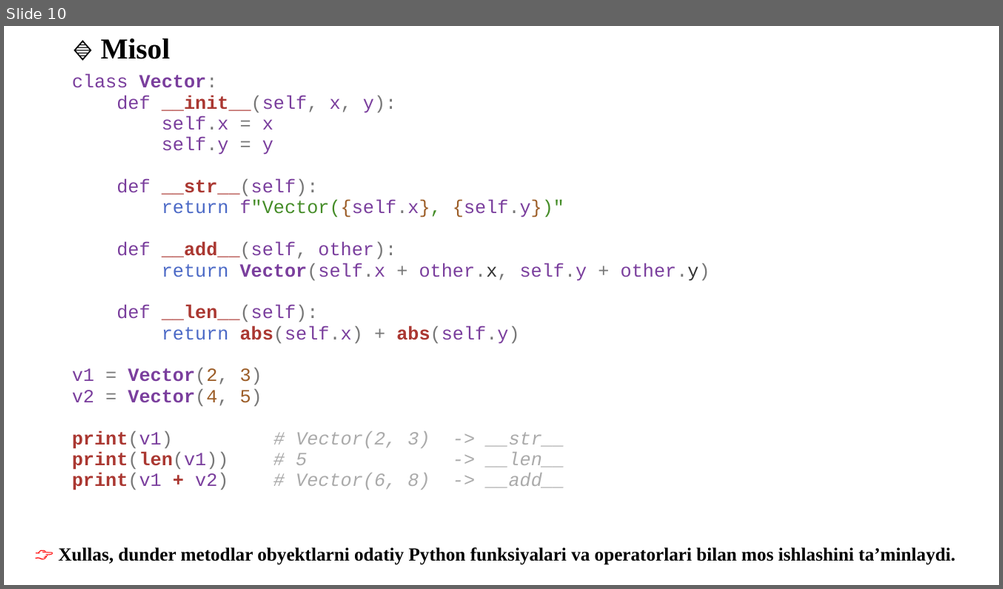
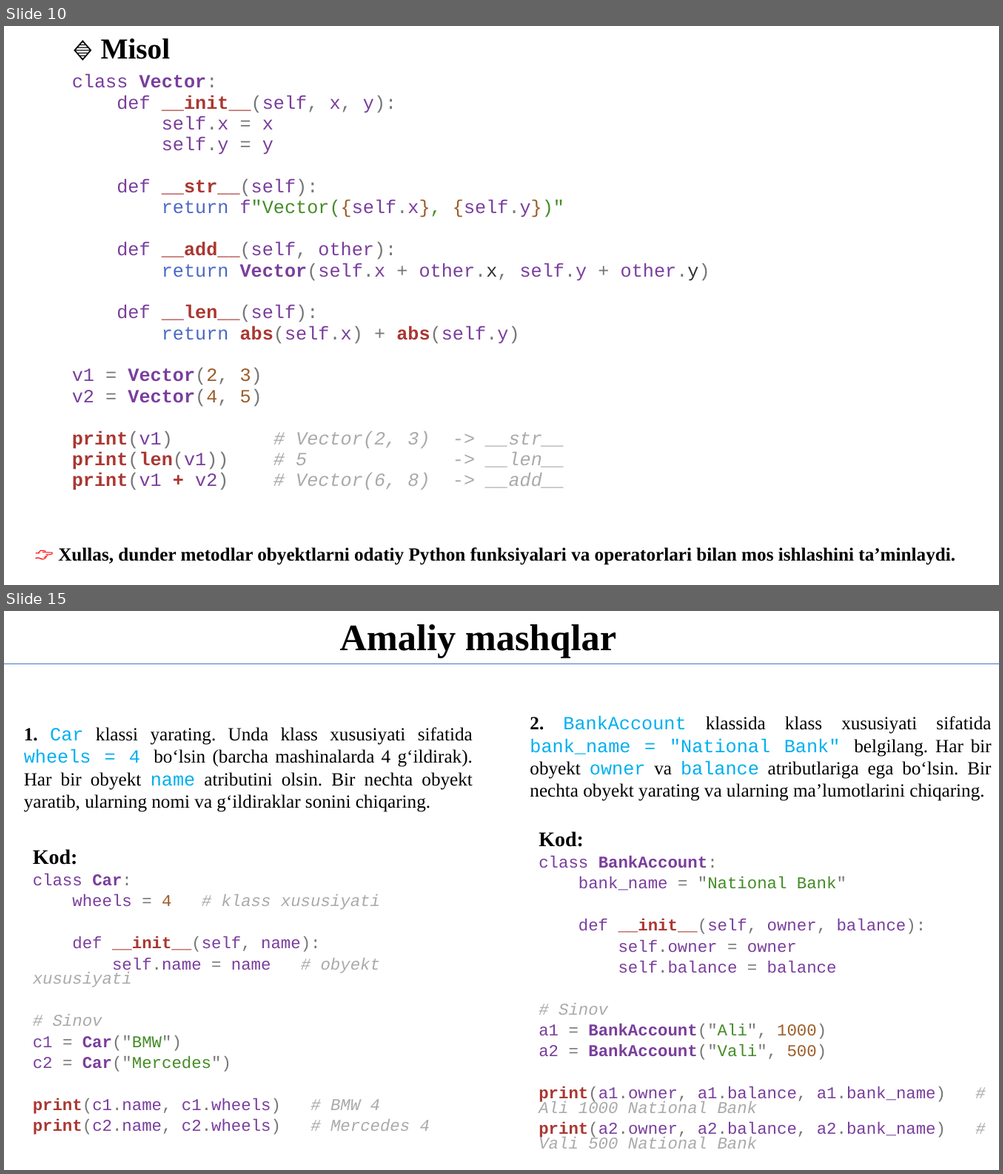
Before and after one commit to qwerty291996/2025-2026, a slide deck: Dars materiallari 2025-2026/Python dasturlash tili 2025-2026/5-kurs/1.13 Vorislik/1.13 Vorislik.pptx. Shown one above the other, each under a label of ours: slide 10 before the commit, slides 10 and 15 after it; the slides between them are not shown. The pictures are 1003x589 and 1003x1174 pixels, drawn with LibreOffice and Linux fonts; fonts in the diff are those of the drawing. Boxes give left, top, right and bottom in pixels: in the first picture for what was removed or moved away, otherwise in the second. Text is boxed around its words. In the diff, an @@ line names an element or a change of style, - is before the commit and + after.

```diff
--- a/Dars materiallari 2025-2026/Python dasturlash tili 2025-2026/5-kurs/1.13 Vorislik/1.13 Vorislik.pptx
+++ b/Dars materiallari 2025-2026/Python dasturlash tili 2025-2026/5-kurs/1.13 Vorislik/1.13 Vorislik.pptx
@@ slide 15 added at (x1=4, y1=611, x2=999, y2=1170), background #FFFFFF @@
@@ text added at (x1=340, y1=624, x2=616, y2=658), 36 pt, text #000000, bold @@
+Amaliy mashqlar
@@ line added from (4, 664) to (999, 664), #4472C4 0.5 pt @@
@@ text added at (x1=529, y1=716, x2=991, y2=801), 18 pt, text #000000 @@
+2️. BankAccount klassida klass xususiyati sifatida bank_name = "National Bank" belgilang. Har bir obyekt owner va balance atributlariga ega bo‘lsin. Bir nechta obyekt yarating va ularning ma’lumotlarini chiqaring.
@@ text added at (x1=24, y1=727, x2=472, y2=812), 18 pt, text #000000 @@
+1️. Car klassi yarating. Unda klass xususiyati sifatida wheels = 4 bo‘lsin (barcha mashinalarda 4 g‘ildirak). Har bir obyekt name atributini olsin. Bir nechta obyekt yaratib, ularning nomi va g‘ildiraklar sonini chiqaring.
@@ text added at (x1=538, y1=832, x2=945, y2=1149), 16 pt, text #7A3E9D @@
+Kod:
+class BankAccount:
+bank_name = "National Bank"
+def __init__(self, owner, balance):
+self.owner = owner
+self.balance = balance
+# Sinov
+a1 = BankAccount("Ali", 1000)
+a2 = BankAccount("Vali", 500)
+print(a1.owner, a1.balance, a1.bank_name) # Ali 1000 National Bank
+print(a2.owner, a2.balance, a2.bank_name) # Vali 500 National Bank
@@ text added at (x1=33, y1=849, x2=430, y2=1135), 16 pt, text #7A3E9D @@
+Kod:
+class Car:
+wheels = 4 # klass xususiyati
+def __init__(self, name):
+self.name = name # obyekt xususiyati
+# Sinov
+c1 = Car("BMW")
+c2 = Car("Mercedes")
+print(c1.name, c1.wheels) # BMW 4
+print(c2.name, c2.wheels) # Mercedes 4
```
Also in this commit, not shown: 2 slides changed, 10 other slides added, 2 other files.
